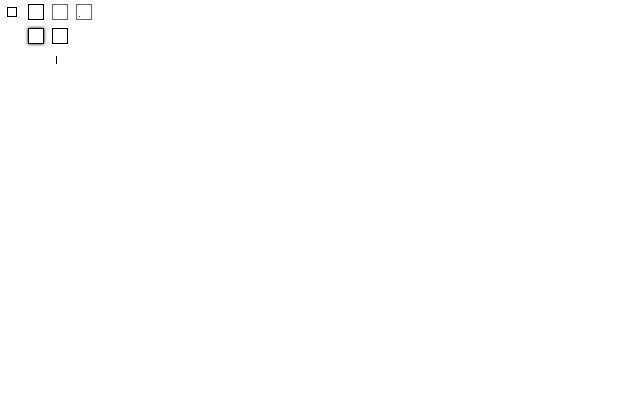
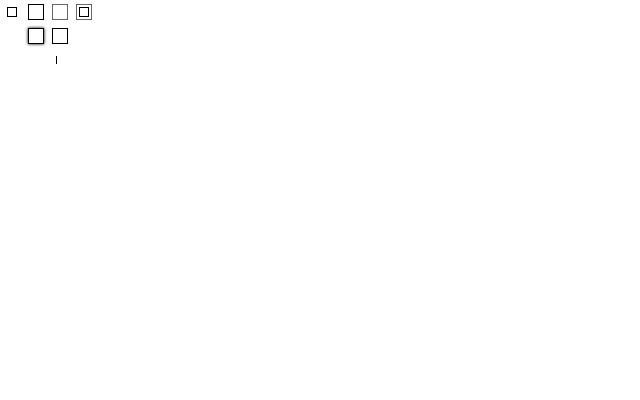
Layer changes from the first 640 x 400 image to the second:
painted on "simple" over <box>79,7,89,17</box>
